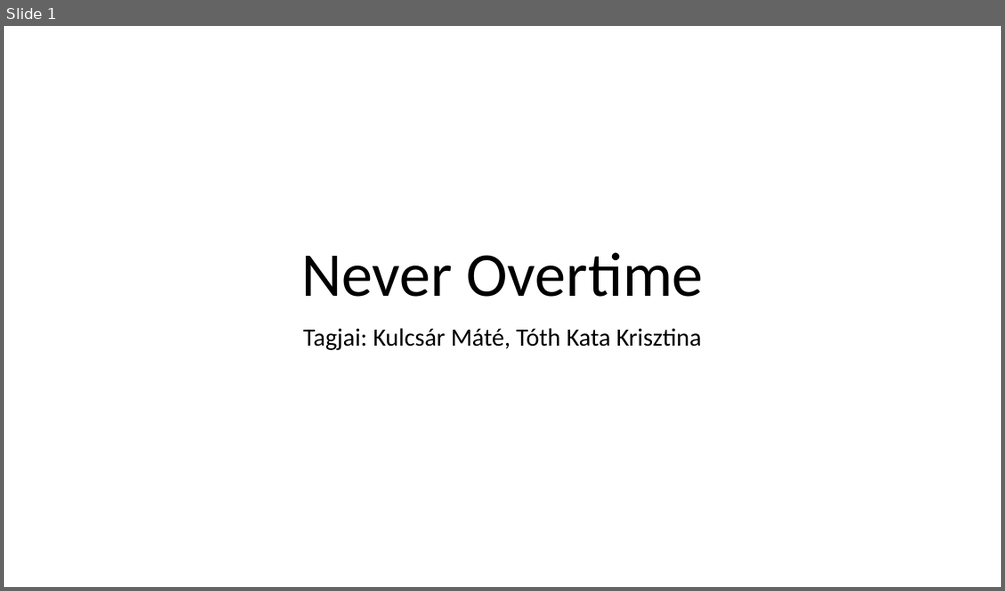
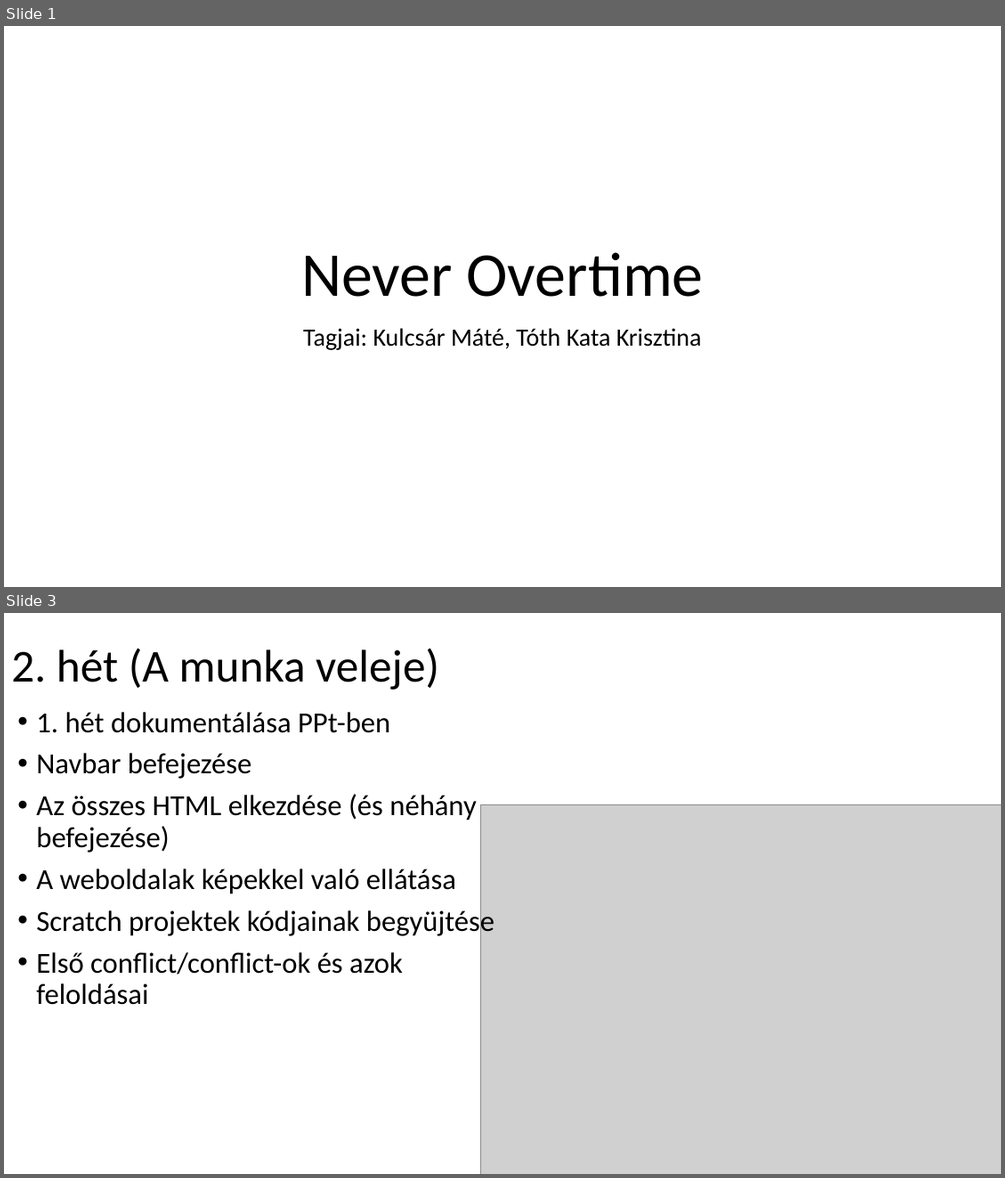
Before and after one commit to tothkatackik/Projektmunka-2023, a slide deck: Never Overtime.pptx. Shown one above the other, each under a label of ours: slide 1 before the commit, slides 1 and 3 after it; the slides between them are not shown. The pictures are 1005x591 and 1005x1178 pixels, drawn with LibreOffice and Linux fonts; fonts in the diff are those of the drawing; grey boxes stand for pictures. Boxes give left, top, right and bottom in pixels: in the first picture for what was removed or moved away, otherwise in the second. Text is boxed around its words. In the diff, an @@ line names an element or a change of style, - is before the commit and + after.

```diff
--- a/Never Overtime.pptx
+++ b/Never Overtime.pptx
@@ slide 3 added at [4, 613, 1001, 1174], background #FFFFFF @@
@@ title added at [11, 648, 439, 690], 44 pt, text #000000 @@
+2. hét (A munka veleje)
@@ text added at [36, 712, 494, 1005], 28 pt, text #000000 @@
+• 1. hét dokumentálása PPt-ben
+• Navbar befejezése
+• Az összes HTML elkezdése (és néhány befejezése)
+• A weboldalak képekkel való ellátása
+• Scratch projektek kódjainak begyüjtése
+• Első conflict/conflict-ok és azok feloldásai
@@ picture added at [481, 804, 1001, 1174] @@
```
Also in this commit, not shown: 1 slide changed, 1 other slide added.
